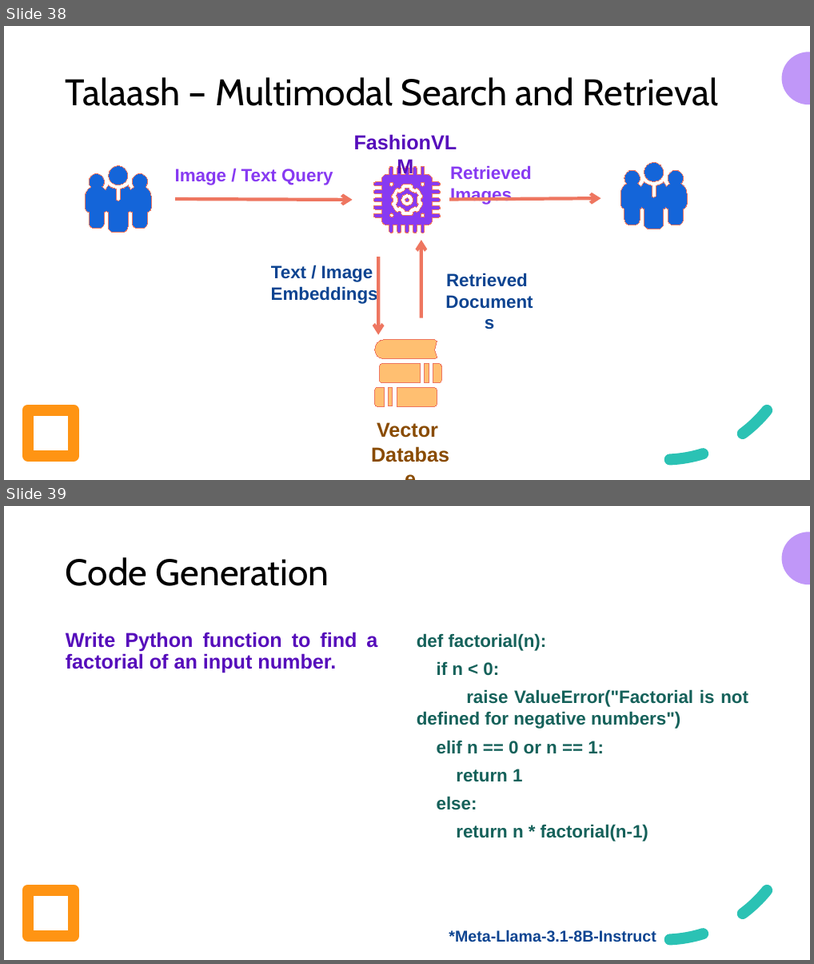
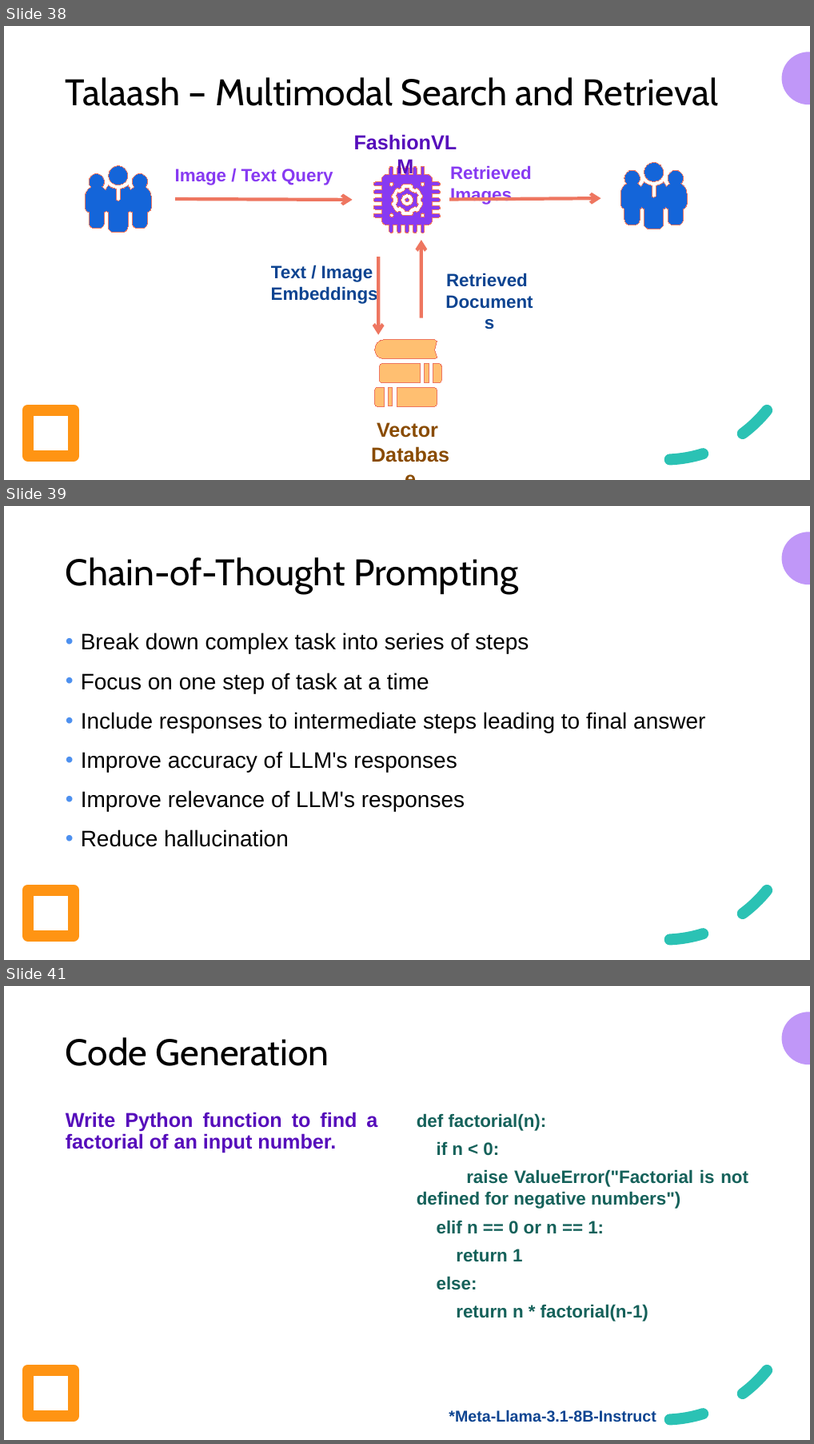
Before and after one commit to look4pritam/LargeLanguageModels, a slide deck: Presentations/IUAC-2024/Introduction_to_Large_Language_Models-From_Foundation_to_Real_World_Applications.pptx. Shown one above the other, each under a label of ours: slides 38 and 39 before the commit, slides 38, 39 and 41 after it; the slides between them are not shown. The pictures are 814x964 and 814x1444 pixels, drawn with LibreOffice and Linux fonts; fonts in the diff are those of the drawing. Boxes give left, top, right and bottom in pixels: in the first picture for what was removed or moved away, otherwise in the second. Text is boxed around its words. In the diff, an @@ line names an element or a change of style, - is before the commit and + after.

```diff
--- a/Presentations/IUAC-2024/Introduction_to_Large_Language_Models-From_Foundation_to_Real_World_Applications.pptx
+++ b/Presentations/IUAC-2024/Introduction_to_Large_Language_Models-From_Foundation_to_Real_World_Applications.pptx
@@ slide 39 added at <box>4,506,810,960</box>, background #FFFFFF; not listed: 3 template elements that a slide beside it also shows @@
@@ title added at <box>66,557,518,594</box>, 33 pt, text #000000 @@
+Chain-of-Thought Prompting
@@ text added at <box>81,632,706,847</box>, 20 pt, text #000000 @@
+  • Break down complex task into series of steps
+  • Focus on one step of task at a time
+  • Include responses to intermediate steps leading to final answer
+  • Improve accuracy of LLM's responses
+  • Improve relevance of LLM's responses
+  • Reduce hallucination
@@ what was slide 39 is now slide 41 @@
```
Also in this commit, not shown: 1 other slide added, 1 slide removed.
